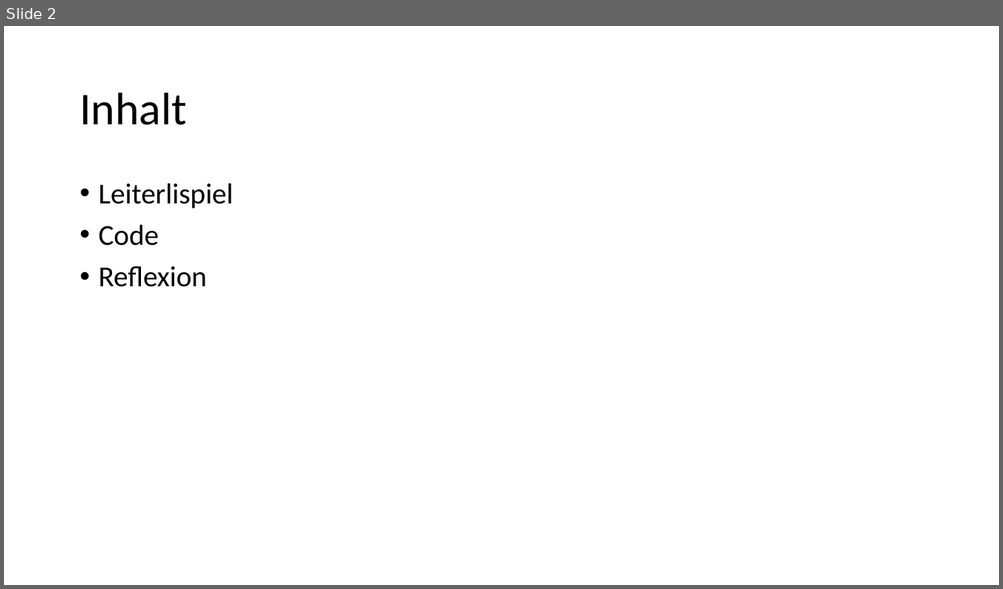
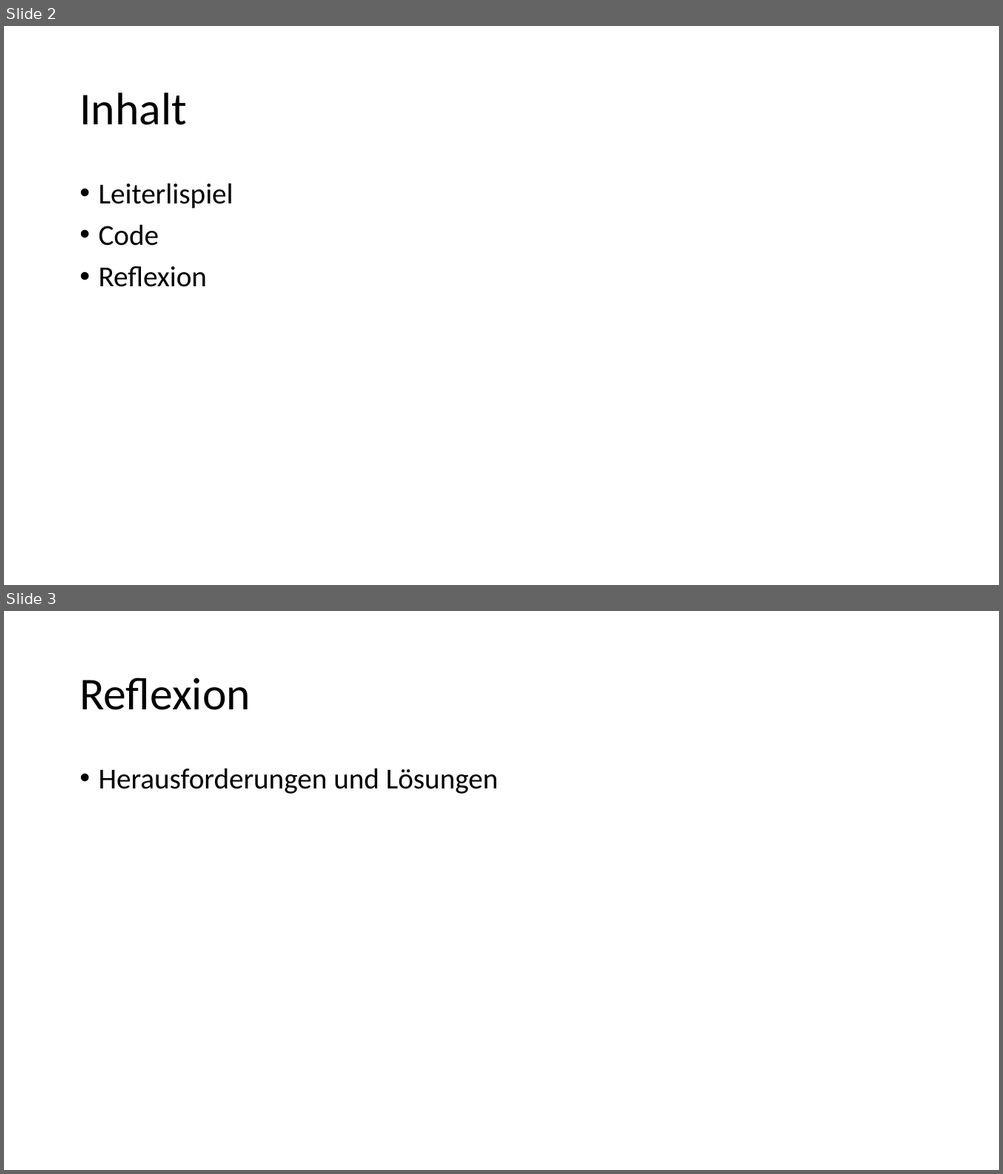
Before and after one commit to anna-staub/leiterlispiel, a slide deck: documents/Gruppe_C_Praesentation.pptx. Shown one above the other, each under a label of ours: slide 2 before the commit, slides 2 and 3 after it. The pictures are 1003x589 and 1003x1174 pixels, drawn with LibreOffice and Linux fonts; fonts in the diff are those of the drawing. Boxes give left, top, right and bottom in pixels: in the first picture for what was removed or moved away, otherwise in the second. Text is boxed around its words. In the diff, an @@ line names an element or a change of style, - is before the commit and + after.

```diff
--- a/documents/Gruppe_C_Praesentation.pptx
+++ b/documents/Gruppe_C_Praesentation.pptx
@@ slide 3 added at (4,611,999,1170), background #FFFFFF @@
@@ title added at (79,678,250,710), 44 pt, text #000000 @@
+Reflexion
@@ text added at (99,768,498,794), 28 pt, text #000000 @@
+• Herausforderungen und Lösungen
```
Also in this commit, not shown: 1 slide removed, 2 other files.
